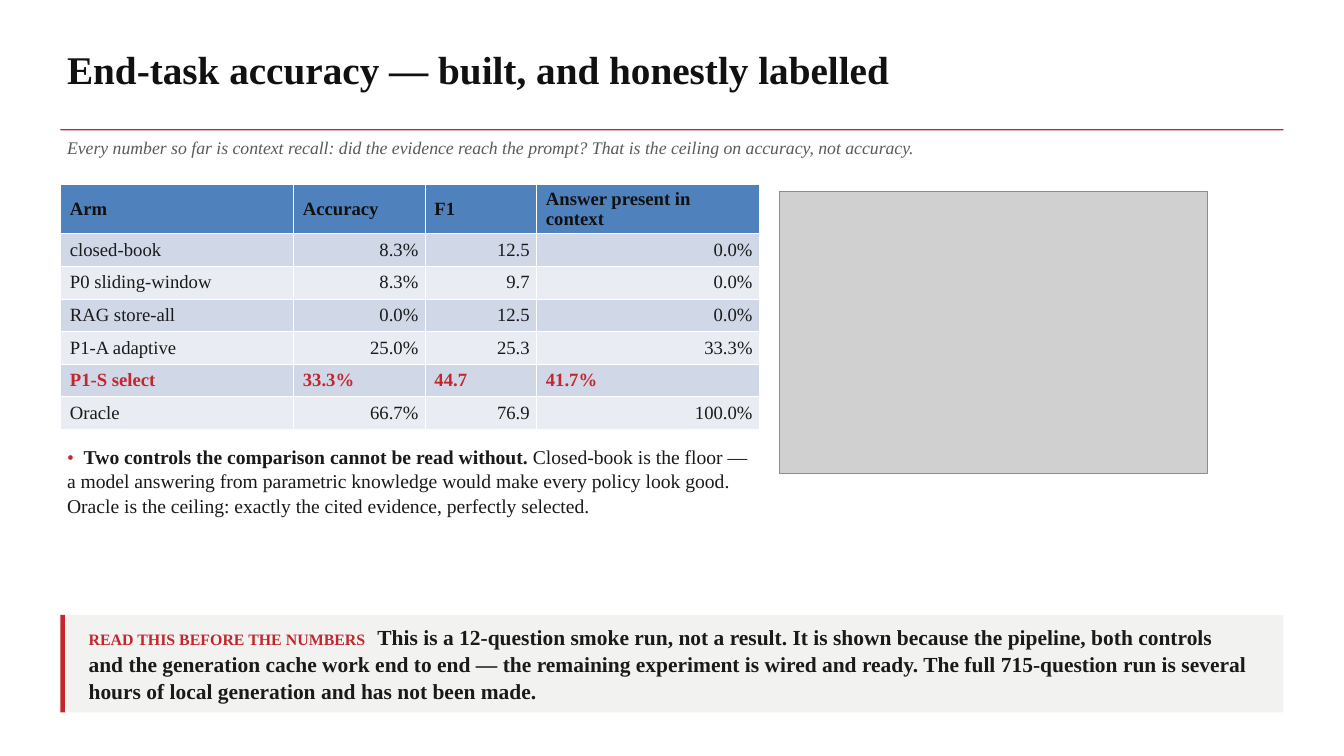
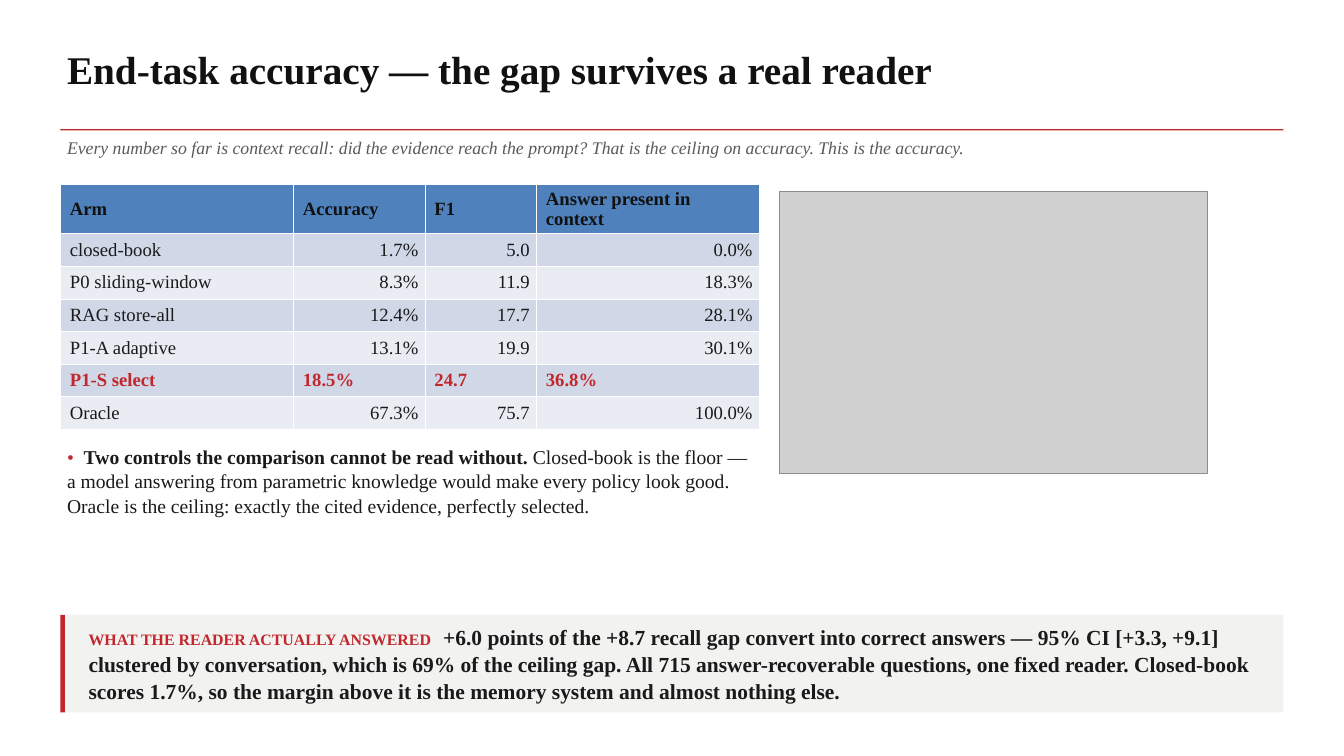
Before and after one commit to ruthme1ster/MemGate, a slide deck: slide 17 of docs/MemGate_Capstone_Review2_NMIMS.pptx. Drawn at 1344x756 pixels with LibreOffice and Linux fonts; fonts in the diff are those of the drawing; grey boxes stand for pictures. Boxes give left, top, right and bottom in pixels: in the first picture for what was removed or moved away, otherwise in the second. Text is boxed around its words. In the diff, an @@ line names an element or a change of style, - is before the commit and + after.

```diff
--- a/docs/MemGate_Capstone_Review2_NMIMS.pptx
+++ b/docs/MemGate_Capstone_Review2_NMIMS.pptx
@@ text at (67,56,932,91): text changed @@
-End-task accuracy — built, and honestly labelled
+End-task accuracy — the gap survives a real reader
@@ text at (67,141,963,158): text changed @@
-Every number so far is context recall: did the evidence reach the prompt? That is the ceiling on accuracy, not accuracy.
+Every number so far is context recall: did the evidence reach the prompt? That is the ceiling on accuracy. This is the accuracy.
@@ table at (60,185,760,424) @@
-row 2, column 2: 8.3%
+row 2, column 2: 1.7%
-row 2, column 3: 12.5
+row 2, column 3: 5.0
-row 3, column 3: 9.7
+row 3, column 3: 11.9
-row 3, column 4: 0.0%
+row 3, column 4: 18.3%
-row 4: RAG store-all | 0.0% | 12.5 | 0.0%
+row 4: RAG store-all | 12.4% | 17.7 | 28.1%
-row 5: P1-A adaptive | 25.0% | 25.3 | 33.3%
+row 5: P1-A adaptive | 13.1% | 19.9 | 30.1%
-row 6: P1-S select | 33.3% | 44.7 | 41.7%
+row 6: P1-S select | 18.5% | 24.7 | 36.8%
-row 7, column 2: 66.7%
+row 7, column 2: 67.3%
-row 7, column 3: 76.9
+row 7, column 3: 75.7
@@ text at (89,630,1248,704): text changed @@
-READ THIS BEFORE THE NUMBERS This is a 12-question smoke run, not a result. It is shown because the pipeline, both controls and the generation cache work end to end — the remaining experiment is wired and ready. The full 715-question run is several hours of local generation and has not been made.
+WHAT THE READER ACTUALLY ANSWERED +6.0 points of the +8.7 recall gap convert into correct answers — 95% CI [+3.3, +9.1] clustered by conversation, which is 69% of the ceiling gap. All 715 answer-recoverable questions, one fixed reader. Closed-book scores 1.7%, so the margin above it is the memory system and almost nothing else.
```
Also in this commit, not shown: 1 other slide changed, 27 other files.
